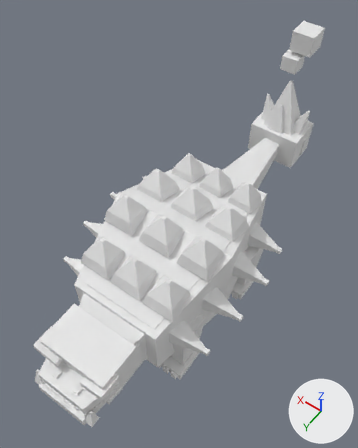
Before and after pictures for a commit that changed the FBX model assets/models/fbx/04_Volcano/Animals/dino_BurntAnkylo.fbx.
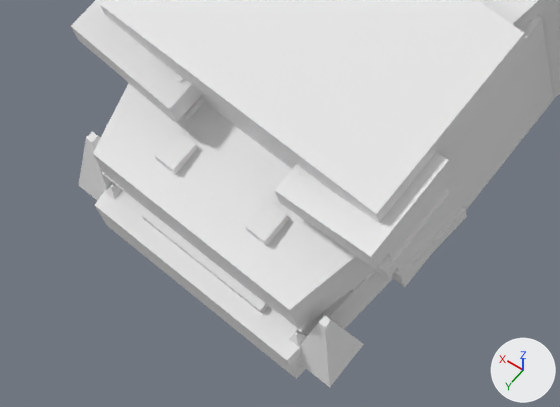
The first picture shows the older version from a 50 mm lens placed at (-0.0418, 0.0558, 0.1206), pointed at (0.0028, -0.0066, 0.0224). The close-ups show the older and then the newer version on the part from 5% to 40% of the width and 76% to 96% of the height of that picture. Only the edits that show in the close-ups are written down. Every picture has the same lights, and +X, +Y and +Z are marked at lower right. Where no turn or scale is listed for an object, it has been applied to the vertices. Vertices at exactly the same position are counted once.

Names of what the first close-up shows: 'dino_BurntAnkylo_Accent', 'dino_BurntAnkylo_Belly', 'dino_BurntAnkylo_Body', 'dino_BurntAnkylo_EyeGlow', 'dino_BurntAnkylo_Furnace', 'dino_BurntAnkylo_Teeth'.
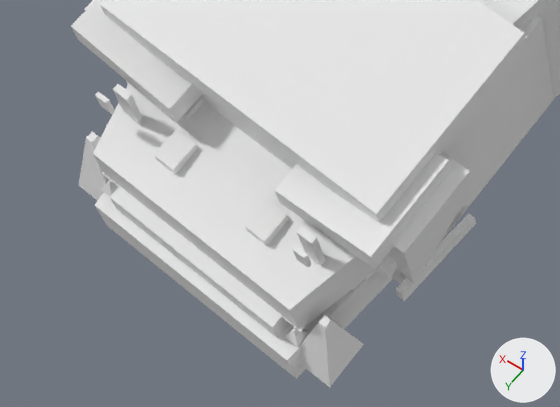
Edits to the bpy script that builds the scene:
```text
Change me_dino_burntankylo_furnace:
    remove me_dino_burntankylo_furnace.from_pydata(...)  # 48 vertices, 36 faces; spans x -0.0088..0.0087, y 0.0309..0.0408, z 0.0105..0.017
    add me_dino_burntankylo_furnace.from_pydata(...)  # 48 vertices, 36 faces; spans x -0.0094..0.0093, y 0.0309..0.0412, z 0.0105..0.017
    me_dino_burntankylo_furnace part 4: the loose piece of 8 vertices spanning x -0.0055..0.0055, y 0.0355..0.04, z 0.0117..0.0135 is moved by (0.0, 0.0012, 0.0)
    me_dino_burntankylo_furnace part 5: the loose piece of 8 vertices spanning x -0.0088..-0.0084, y 0.0309..0.0357, z 0.0105..0.0131 is scaled about its middle by (1, 1.13, 1), then moved by (-0.0006, 0.0003, 0.0)
    other edits to the shape of me_dino_burntankylo_furnace do not show in these pictures
Change me_dino_burntankylo_pupil:
    remove me_dino_burntankylo_pupil.from_pydata(...)  # 16 vertices, 12 faces; spans x -0.00643..0.00643, y 0.03601..0.03637, z 0.01654..0.01964
    add me_dino_burntankylo_pupil.from_pydata(...)  # 16 vertices, 12 faces; spans x -0.00643..0.00643, y 0.03781..0.03824, z 0.01654..0.01965
    me_dino_burntankylo_pupil part 1: the loose piece of 8 vertices spanning x -0.00643..-0.00551, y 0.03601..0.03637, z 0.01654..0.01964 is moved by (0.0, 0.0018, 0.0)
    me_dino_burntankylo_pupil part 2: 8 of 16 vertices moved; they spanned x 0.00551..0.00643, y 0.03601..0.03637, z 0.01654..0.01964 and now span x 0.00547..0.00643, y 0.03781..0.03824, z 0.01654..0.01965; mean shift (-0.00002, 0.00182, 0.00023); largest move (0.00551, 0.03601, 0.01654) -> (0.00551, 0.03787, 0.01714)
Change me_dino_burntankylo_eyeglow:
    remove me_dino_burntankylo_eyeglow.from_pydata(...)  # 16 vertices, 12 faces; spans x -0.0091..0.0091, y 0.032..0.0361, z 0.0164..0.02
    add me_dino_burntankylo_eyeglow.from_pydata(...)  # 16 vertices, 12 faces; spans x -0.0103..0.0103, y 0.0314..0.0361, z 0.0158..0.02
    me_dino_burntankylo_eyeglow part 8
    me_dino_burntankylo_eyeglow.vertices[0].co: (-0.0091, 0.032, 0.0164) -> (-0.0097, 0.0314, 0.0158)  # not seen -> pixel (467, 196)
    me_dino_burntankylo_eyeglow.vertices[1].co: (-0.0039, 0.032, 0.0164) -> (-0.0045, 0.0314, 0.0164)
    me_dino_burntankylo_eyeglow.vertices[2].co: (-0.0039, 0.032, 0.02) -> (-0.0045, 0.0314, 0.02)
    me_dino_burntankylo_eyeglow.vertices[3].co: (-0.0091, 0.032, 0.02) -> (-0.0103, 0.0314, 0.02)  # not seen -> pixel (469, 171)
    me_dino_burntankylo_eyeglow.vertices[4].co: (-0.0091, 0.0361, 0.0164) -> (-0.0103, 0.0361, 0.0158)  # not seen -> pixel (414, 284)
    me_dino_burntankylo_eyeglow.vertices[5].co: (-0.0039, 0.0361, 0.0164) -> (-0.0039, 0.0355, 0.0158)
    me_dino_burntankylo_eyeglow.vertices[6].co: (-0.0039, 0.0361, 0.02) -> (-0.0045, 0.0361, 0.0194)  # pixel (298, 172) -> not seen
    me_dino_burntankylo_eyeglow.vertices[7].co: (-0.0091, 0.0361, 0.02) -> (-0.0103, 0.0361, 0.02)  # not seen -> pixel (404, 253)
    me_dino_burntankylo_eyeglow part 9: 8 of 16 vertices moved; they spanned x 0.0039..0.0091, y 0.032..0.0361, z 0.0164..0.02 and now span x 0.0045..0.0103, y 0.0314..0.0361, z 0.0158..0.02; mean shift (0.001, -0.0002, -0.0003); largest move (0.0091, 0.032, 0.0164) -> (0.0103, 0.0314, 0.0158)
Change me_dino_burntankylo_teeth:
    where me_dino_burntankylo_teeth.from_pydata(...)  # 112 vertices, 84 faces; spans x -0.0086..0.0086, y 0.0354..0.0413, z 0.0103..0.0149
    me_dino_burntankylo_teeth part 6: the loose piece of 8 vertices spanning x -0.0066..-0.0058, y 0.0402..0.041, z 0.0116..0.0124 is moved by (0.0, 0.0, 0.0006)
    me_dino_burntankylo_teeth part 7: the loose piece of 8 vertices spanning x 0.0058..0.0066, y 0.0402..0.041, z 0.0116..0.0124 is moved by (0.0, 0.0, 0.0006)
Change me_dino_burntankylo_highlight:
    remove me_dino_burntankylo_highlight.from_pydata(...)  # 16 vertices, 12 faces; spans x -0.00675..0.00675, y 0.0363..0.03653, z 0.01865..0.01938
    add me_dino_burntankylo_highlight.from_pydata(...)  # 16 vertices, 12 faces; spans x -0.00675..0.00675, y 0.0387..0.03893, z 0.01865..0.01998
    me_dino_burntankylo_highlight part 3: the whole mesh is scaled about its middle by (1, 1, 1.82), then moved by (0.0, 0.0024, 0.0003)
```

What differs and where, as boxes [x1, y1, x2, y2] in the close-ups (560 x 407 px; the box of a moved part takes in the faces that stretch with it):
'dino_BurntAnkylo_Furnace', reshaped: before [141, 130, 467, 314]; after [110, 81, 476, 338]
'dino_BurntAnkylo_EyeGlow', reshaped (mostly hidden before): before [173, 72, 448, 259]; after [84, 0, 470, 284]
'dino_BurntAnkylo_Pupil', reshaped (not visible before): after [113, 84, 326, 266]
'dino_BurntAnkylo_Highlight', moved, rescaled (not visible before): after [95, 91, 312, 268]
part 1 of me_dino_burntankylo_pupil, moved or reshaped (not visible before): after [297, 226, 326, 266]
part 2 of me_dino_burntankylo_pupil, moved or reshaped (not visible before): after [113, 84, 141, 125]
part 4 of me_dino_burntankylo_furnace, moved or reshaped (not visible before): after [110, 186, 290, 338]
part 5 of me_dino_burntankylo_furnace, moved or reshaped: before [394, 209, 467, 284]; after [396, 214, 476, 301]
part 6 of me_dino_burntankylo_teeth, moved or reshaped: before [289, 329, 307, 351]; after [285, 326, 308, 347]
part 7 of me_dino_burntankylo_teeth, moved or reshaped: before [106, 183, 123, 199]; after [101, 180, 118, 197]
part 8 of me_dino_burntankylo_eyeglow, moved or reshaped (mostly hidden before): before [387, 182, 448, 259]; after [389, 152, 470, 284]
part 9 of me_dino_burntankylo_eyeglow, moved or reshaped (mostly hidden): before [173, 72, 184, 83]; after [84, 0, 95, 11]
